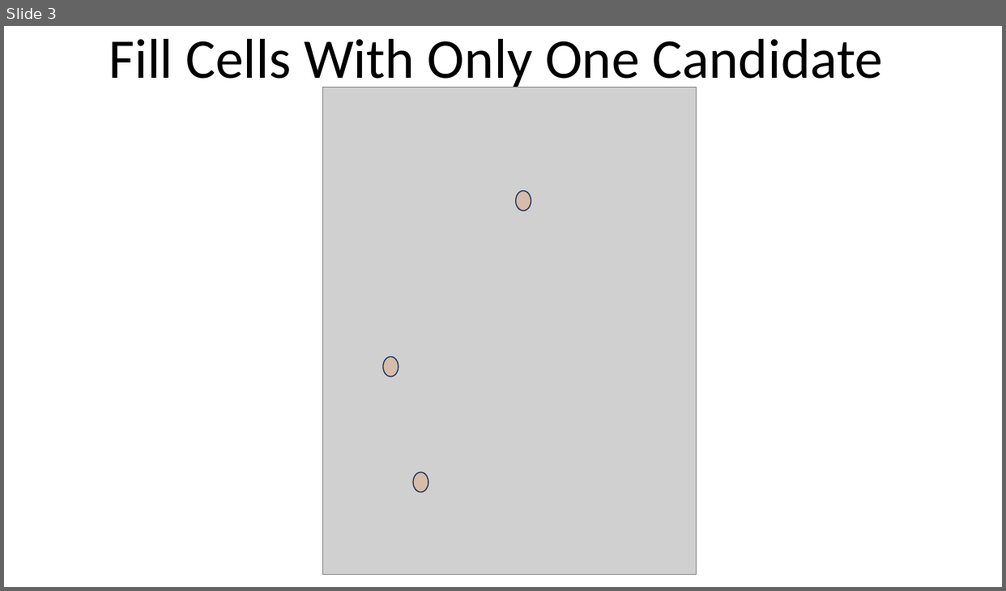
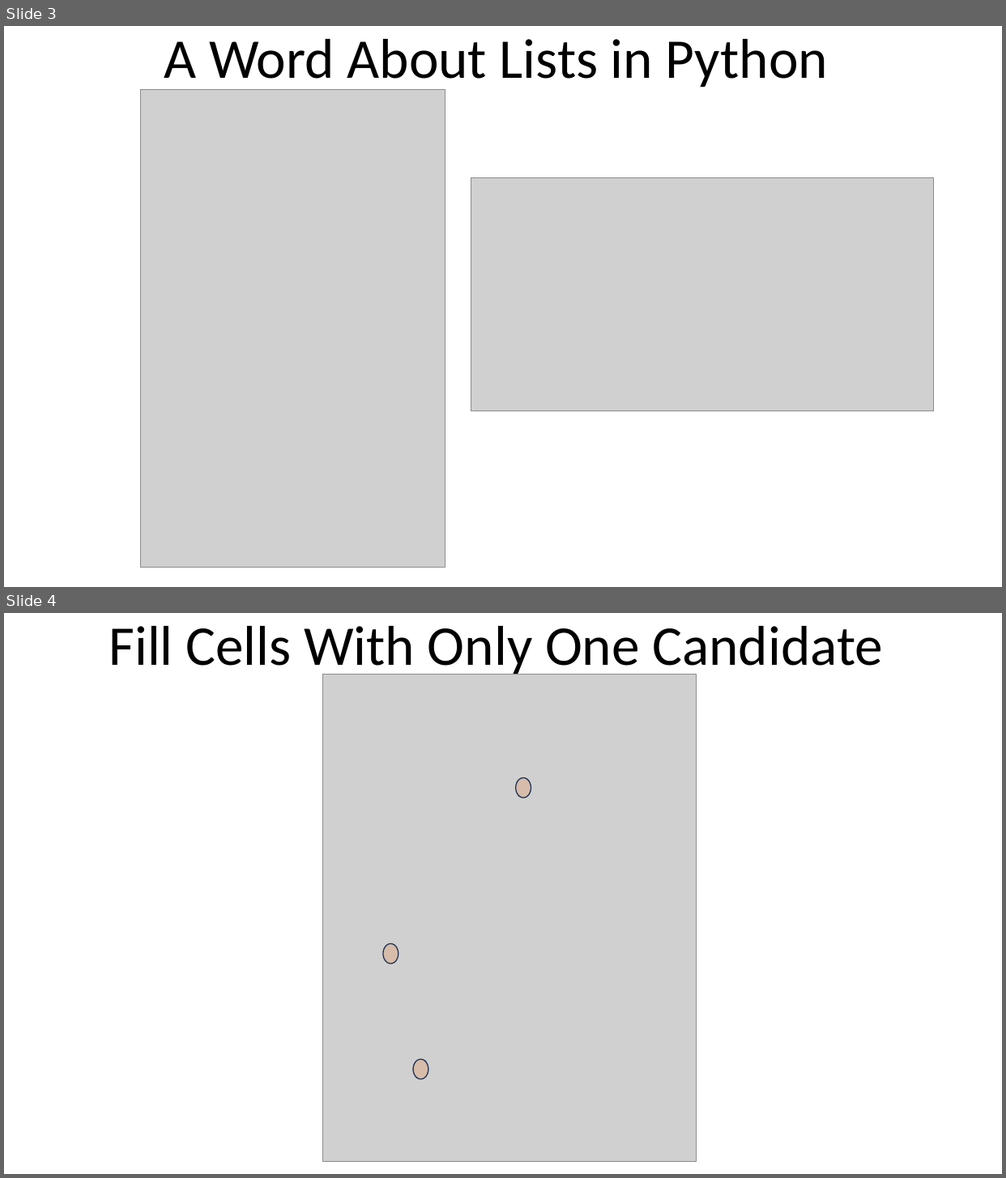
Before and after one commit to sgarrow/soduko, a slide deck: docs/prunning.pptx. Shown one above the other, each under a label of ours: slide 3 before the commit, slides 3 and 4 after it. The pictures are 1006x591 and 1006x1178 pixels, drawn with LibreOffice and Linux fonts; fonts in the diff are those of the drawing; grey boxes stand for pictures. Boxes give left, top, right and bottom in pixels: in the first picture for what was removed or moved away, otherwise in the second. Text is boxed around its words. In the diff, an @@ line names an element or a change of style, - is before the commit and + after.

```diff
--- a/docs/prunning.pptx
+++ b/docs/prunning.pptx
@@ slide 3 added at bbox=[4, 26, 1002, 587], background #FFFFFF @@
@@ title added at bbox=[164, 39, 828, 92], 54 pt, text #000000 @@
+A Word About Lists in Python
@@ picture added at bbox=[141, 90, 445, 568] @@
@@ picture added at bbox=[471, 177, 934, 411] @@
@@ what was slide 3 is now slide 4 @@
```
Also in this commit, not shown: 2 slides changed, 1 other file.
